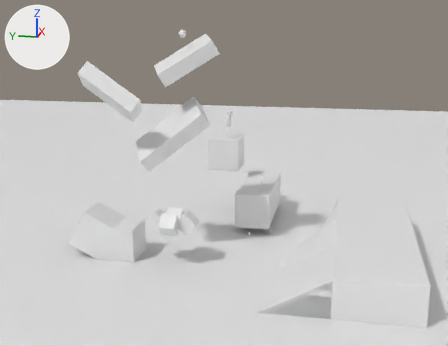
One commit to the Blender file engine/models/fakelevel.blend: the scene before it, then after it.
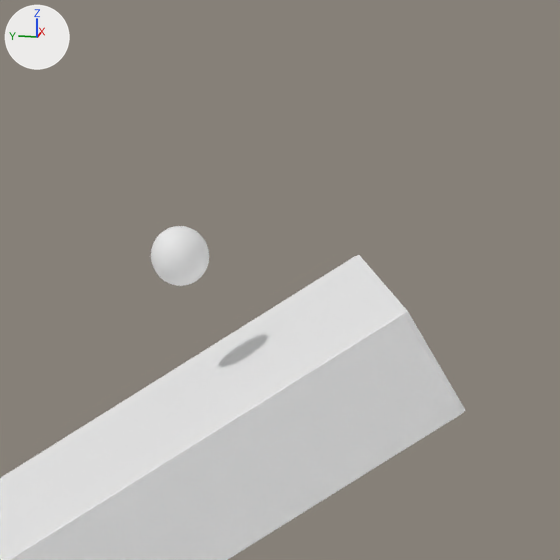
The first picture shows the older version from a camera (50 mm lens) standing at (-161.7, -25.2, 63.9) and looking at (2.3, 7.6, 22.9). The close-ups show both versions on the part from 35% to 52% of the width and 0% to 21% of the height of that picture; other places that the commit changed are outside them. The lights are fixed; the arrows at upper left show +X, +Y and +Z.

Objects in the first close-up: 'DynSphere', 'SimpleBox.005'.
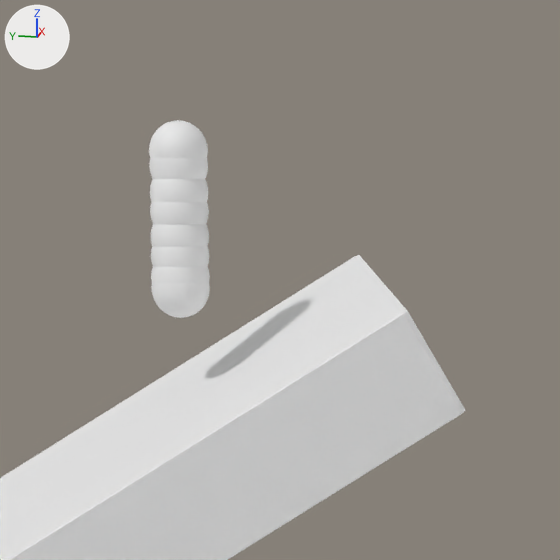
ob_dynsphere_010 is not drawn itself; it is the parent of ob_mesh.

Changed parts and their boxes [x1, y1, x2, y2] in the close-ups (560 x 560 px):
'DynSphere', moved
    before: [151, 226, 209, 286]
    after: [151, 246, 209, 267]
'DynSphere.007', added
    after: [149, 120, 208, 158]
'DynSphere.006', added
    after: [151, 282, 210, 318]
'DynSphere.004', added
    after: [150, 179, 208, 202]
'DynSphere.001', added
    after: [151, 224, 209, 247]
'DynSphere.002', added
    after: [150, 202, 209, 225]
'DynSphere.005', added
    after: [149, 158, 208, 179]
'DynSphere.003', added
    after: [151, 266, 210, 283]

What the commit changed:
Object 'DynSphere.001' (ob_dynsphere_001) moves from (0.0, 0.0, 0.0) to (0.0, 18.26, 61.25).
In object 'Mesh' (ob_mesh), parent goes from ob_dynsphere_001 to ob_dynsphere_010.
Object 'DynSphere.010' (ob_dynsphere_010) is new.
Its location is (0.0, 0.0, 0.0).
Object 'DynSphere.007' (ob_dynsphere_007) is new.
Its location is (0.0, 18.26, 64.1).
Its instance type is 'COLLECTION'.
Its instance collection is col_dynsphere.
Object 'DynSphere.006' (ob_dynsphere_006) is new.
Its location is (0.0, 18.26, 59.54).
Its instance type is 'COLLECTION'.
Its instance collection is col_dynsphere.
Object 'DynSphere.005' (ob_dynsphere_005) is new.
Its location is (0.0, 18.26, 63.61).
Its instance type is 'COLLECTION'.
Its instance collection is col_dynsphere.
Object 'DynSphere.004' (ob_dynsphere_004) is new.
Its location is (0.0, 18.26, 62.73).
Its instance type is 'COLLECTION'.
Its instance collection is col_dynsphere.
Object 'DynSphere.003' (ob_dynsphere_003) is new.
Its location is (0.0, 18.26, 59.91).
Its instance type is 'COLLECTION'.
Its instance collection is col_dynsphere.
Object 'DynSphere.002' (ob_dynsphere_002) is new.
Its location is (0.0, 18.26, 62.09).
Its instance type is 'COLLECTION'.
Its instance collection is col_dynsphere.
